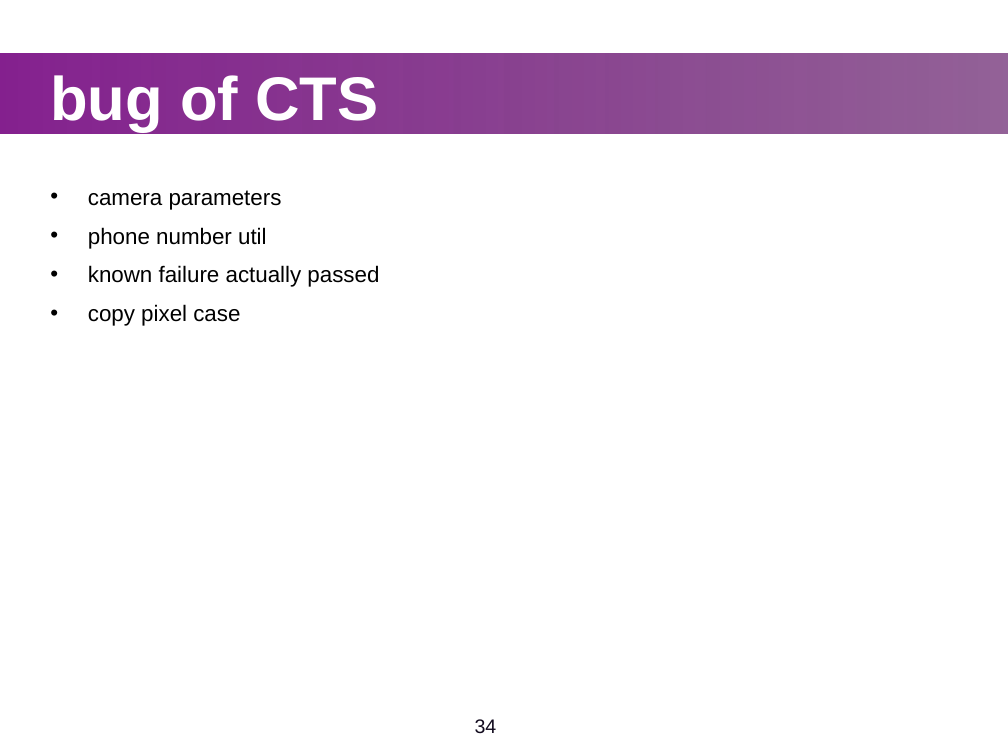
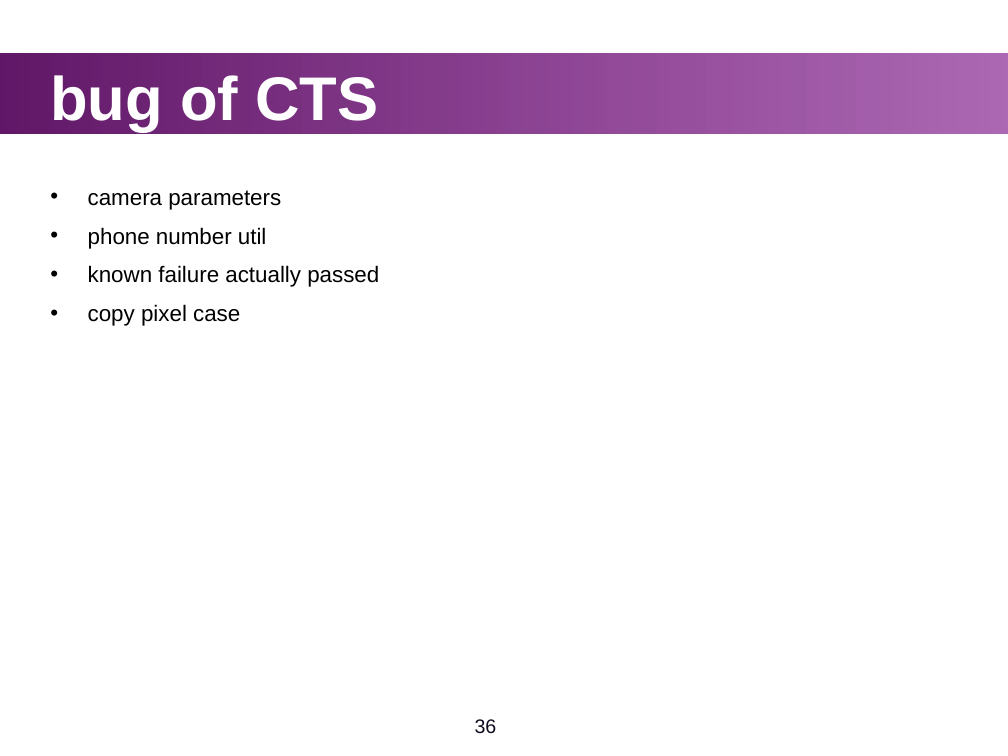
Before and after one commit to widerules/system-information, a slide deck: slide 36 of cts/CTS-training.ppt (slide 34 before the commit). Drawn at 1008x756 pixels with LibreOffice and Linux fonts; fonts in the diff are those of the drawing; background and template pictures are left out. Boxes give left, top, right and bottom in pixels: in the first picture for what was removed or moved away, otherwise in the second. Text is boxed around its words. In the diff, an @@ line names an element or a change of style, - is before the commit and + after.

```diff
--- a/cts/CTS-training.ppt
+++ b/cts/CTS-training.ppt
@@ rectangle at [0, 53, 1008, 133]: fill gradient #85218F to #611868 to gradient #611868 to #85218F @@
@@ page number at [475, 719, 497, 734]: text changed @@
-34
+36
```
Also in this commit, not shown: 38 other slides changed, 2 slides added.
